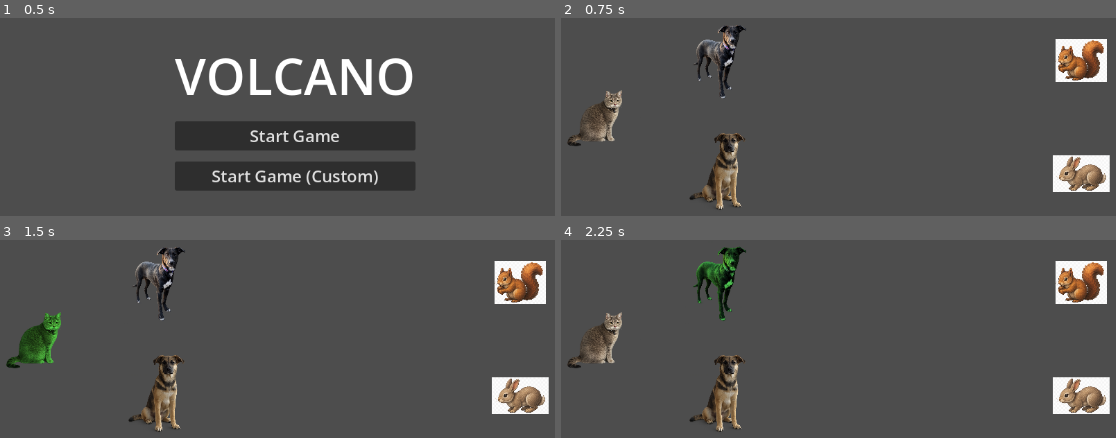
Above: before the commit, frames 1-4 (two rows, left to right).
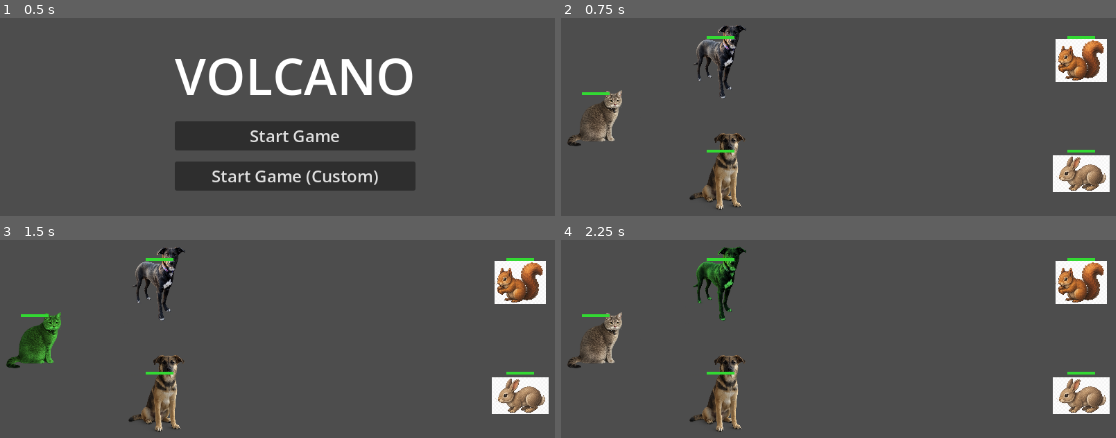
Above: after the commit, the same moments.

Repository: forsman5/volcano
Game: Godot game, scene res://scenes/menu.tscn
Two runs of this game, one before a commit and one after it. Both use one fixed random seed, a clock stepped at 60 frames per second and the inputs below.
Inputs (mouse positions are in pixels of both pictures, inside the frame that each line leads up to):
- Up to frame 1 (0.5 s): no input
- Up to frame 2 (0.75 s): click "Start Game" at 0.5 s
- Up to frame 3 (1.5 s): tap Enter at 1.25 s; move the mouse to (33, 339) at 1.27 s; click (33, 339) at 1.42 s
- Up to frame 4 (2.25 s): tap Space at 2 s; move the mouse to (721, 283) at 2.02 s; click (721, 283) at 2.17 s

Frame 1 is identical in both runs. In frame 2, 0.4% of the frame differs, in the area x 3-97%, y 9-69%; in frame 3, 0.4%; in frame 4, 0.4%.

Commit message:
Add health bars, speed multiplier config, and pause menu
- HealthBar node draws thin green bar above each unit via _draw()
- Health vars on PlayerUnit (100hp) and EnemyUnit (80hp)
- GameConfig gains show_health_bars and speed_multiplier fields
- Custom config panel adds health bar toggle and speed spinbox
- Config overlay background opacity raised to 0.92
- Escape key pauses game and shows pause menu with Resume/Back to Menu

Co-Authored-By: Claude Sonnet 4.6 <noreply@anthropic.com>

Diff:
--- a/scenes/menu.tscn
+++ b/scenes/menu.tscn
@@ -36,7 +36,7 @@
 [node name="DimBg" type="ColorRect" parent="ConfigOverlay"]
 anchor_right = 1.0
 anchor_bottom = 1.0
-color = Color(0, 0, 0, 0.6)
+color = Color(0, 0, 0, 0.92)
 
 [node name="PanelCenter" type="CenterContainer" parent="ConfigOverlay"]
 anchor_right = 1.0
@@ -74,6 +74,27 @@
 max_value = 6.0
 value = 2.0
 
+[node name="HealthBarsRow" type="HBoxContainer" parent="ConfigOverlay/PanelCenter/Panel/Content"]
+
+[node name="HealthBarsLabel" type="Label" parent="ConfigOverlay/PanelCenter/Panel/Content/HealthBarsRow"]
+text = "Show Health Bars:"
+size_flags_horizontal = 3
+
+[node name="HealthBarsCheck" type="CheckBox" parent="ConfigOverlay/PanelCenter/Panel/Content/HealthBarsRow"]
+button_pressed = true
+
+[node name="SpeedRow" type="HBoxContainer" parent="ConfigOverlay/PanelCenter/Panel/Content"]
+
+[node name="SpeedLabel" type="Label" parent="ConfigOverlay/PanelCenter/Panel/Content/SpeedRow"]
+text = "Speed Multiplier:"
+size_flags_horizontal = 3
+
+[node name="SpeedSpinBox" type="SpinBox" parent="ConfigOverlay/PanelCenter/Panel/Content/SpeedRow"]
+min_value = 0.5
+max_value = 3.0
+step = 0.1
+value = 1.0
+
 [node name="Buttons" type="HBoxContainer" parent="ConfigOverlay/PanelCenter/Panel/Content"]
 theme_override_constants/separation = 8
 alignment = 1
--- a/scripts/enemy.gd
+++ b/scripts/enemy.gd
@@ -7,14 +7,24 @@
 @export var unit_texture: Texture2D
 @export var alert_radius: float = 350.0
 @export var catch_distance: float = 60.0
+@export var max_health: float = 80.0
+
+var health: float = 80.0
 
 @onready var _sprite: Sprite2D = $Sprite2D
 
 
 func _ready() -> void:
 	motion_mode = CharacterBody2D.MOTION_MODE_FLOATING
+	health = max_health
+	move_speed *= GameConfig.speed_multiplier
 	if unit_texture:
 		_sprite.texture = unit_texture
+	if GameConfig.show_health_bars:
+		var bar := HealthBar.new()
+		bar.position = Vector2(0.0, -35.0)
+		add_child(bar)
+		bar.setup(health, max_health)
 
 
 func _physics_process(_delta: float) -> void:
--- a/scripts/game_config.gd
+++ b/scripts/game_config.gd
@@ -2,3 +2,5 @@
 
 var ally_count: int = 2
 var enemy_count: int = 2
+var show_health_bars: bool = true
+var speed_multiplier: float = 1.0
--- /dev/null
+++ b/scripts/health_bar.gd
@@ -0,0 +1,23 @@
+class_name HealthBar
+extends Node2D
+
+const BAR_WIDTH := 40.0
+const BAR_HEIGHT := 4.0
+
+var _ratio: float = 1.0
+
+
+func setup(current: float, maximum: float) -> void:
+	_ratio = current / maximum if maximum > 0.0 else 0.0
+	queue_redraw()
+
+
+func _draw() -> void:
+	draw_rect(
+		Rect2(-BAR_WIDTH / 2.0, 0.0, BAR_WIDTH, BAR_HEIGHT),
+		Color(0.15, 0.15, 0.15)
+	)
+	draw_rect(
+		Rect2(-BAR_WIDTH / 2.0, 0.0, BAR_WIDTH * _ratio, BAR_HEIGHT),
+		Color(0.2, 0.85, 0.2)
+	)
--- a/scripts/menu.gd
+++ b/scripts/menu.gd
@@ -3,6 +3,8 @@
 @onready var _config_overlay := $ConfigOverlay
 @onready var _ally_spin: SpinBox = $ConfigOverlay/PanelCenter/Panel/Content/AllyRow/AllySpinBox
 @onready var _enemy_spin: SpinBox = $ConfigOverlay/PanelCenter/Panel/Content/EnemyRow/EnemySpinBox
+@onready var _health_bars_check: CheckBox = $ConfigOverlay/PanelCenter/Panel/Content/HealthBarsRow/HealthBarsCheck
+@onready var _speed_spin: SpinBox = $ConfigOverlay/PanelCenter/Panel/Content/SpeedRow/SpeedSpinBox
 
 
 func _ready() -> void:
@@ -15,6 +17,8 @@
 func _on_start_default() -> void:
 	GameConfig.ally_count = 2
 	GameConfig.enemy_count = 2
+	GameConfig.show_health_bars = true
+	GameConfig.speed_multiplier = 1.0
 	get_tree().change_scene_to_file("res://scenes/main.tscn")
 
 
@@ -29,4 +33,6 @@
 func _on_config_start() -> void:
 	GameConfig.ally_count = int(_ally_spin.value)
 	GameConfig.enemy_count = int(_enemy_spin.value)
+	GameConfig.show_health_bars = _health_bars_check.button_pressed
+	GameConfig.speed_multiplier = _speed_spin.value
 	get_tree().change_scene_to_file("res://scenes/main.tscn")
--- a/scripts/player.gd
+++ b/scripts/player.gd
@@ -5,8 +5,11 @@
 
 @export var move_speed: float = 150.0
 @export var unit_texture: Texture2D
+@export var max_health: float = 100.0
 
 const ARRIVAL_THRESHOLD: float = 4.0
+
+var health: float = 100.0
 
 var _target_position: Vector2 = Vector2.ZERO
 var _is_moving: bool = false
@@ -17,10 +20,17 @@
 
 func _ready() -> void:
 	add_to_group("heroes")
+	health = max_health
+	move_speed *= GameConfig.speed_multiplier
 	motion_mode = CharacterBody2D.MOTION_MODE_FLOATING
 	if unit_texture:
 		_sprite.texture = unit_texture
 	_area.input_event.connect(_on_area_input_event)
+	if GameConfig.show_health_bars:
+		var bar := HealthBar.new()
+		bar.position = Vector2(0.0, -35.0)
+		add_child(bar)
+		bar.setup(health, max_health)
 
 
 func _physics_process(_delta: float) -> void:
